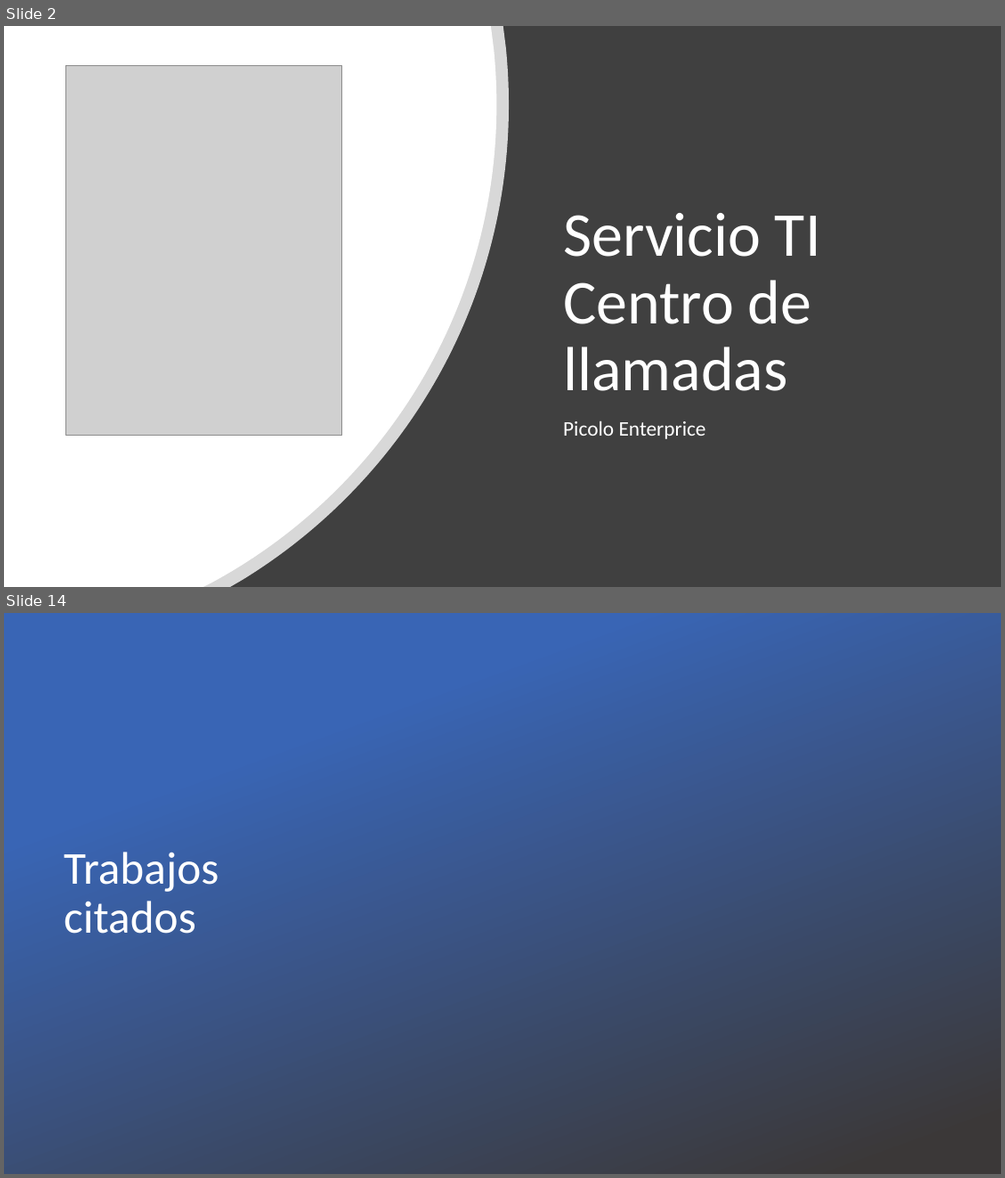
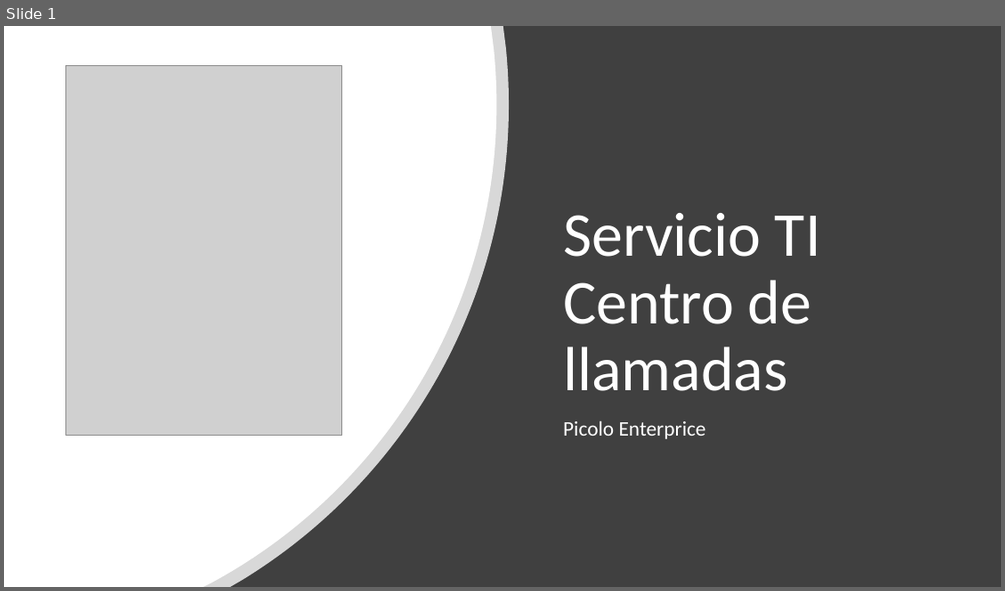
Before and after one commit to ramacal/Simulacion, a slide deck: Simulación/datos Sistema/UTN - Simulacion - Equipo 5 -TP N°6 Picolo.pptx. Shown one above the other, each under a label of ours: slides 2 and 14 before the commit, slide 1 after it; the slides between them are not shown. The pictures are 1005x1178 and 1005x591 pixels, drawn with LibreOffice and Linux fonts; fonts in the diff are those of the drawing; grey boxes stand for pictures; background and template pictures are left out; a plain dark background stands for a picture behind light text. Boxes give left, top, right and bottom in pixels: in the first picture for what was removed or moved away, otherwise in the second. Text is boxed around its words. In the diff, an @@ line names an element or a change of style, - is before the commit and + after.

```diff
--- a/Simulación/datos Sistema/UTN - Simulacion - Equipo 5 -TP N°6 Picolo.pptx
+++ b/Simulación/datos Sistema/UTN - Simulacion - Equipo 5 -TP N°6 Picolo.pptx
@@ slide 14 removed at <box>4,613,1001,1174</box>, background picture (left out) @@
@@ rectangle removed at <box>4,613,502,1174</box> @@
@@ rectangle removed at <box>4,613,1001,1174</box> @@
@@ title removed at <box>64,852,218,933</box> @@
-Trabajos citados
@@ what was slide 2 is now slide 1 @@
```
Also in this commit, not shown: 8 slides added, 12 other slides removed.
